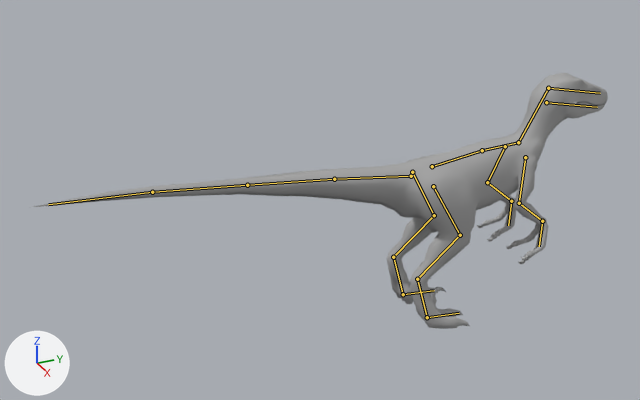
The Blender file Assets/Blends/Raptor.blend, before and after one commit.
The view is the same before and after, from a camera (50 mm lens) standing at (248.0, -157.0, 179.0) and looking at (-9.0, -41.0, 50.0). Lighting does not change. The marker at lower left points along +X, +Y and +Z. The bones that bend it are drawn over the model as lines.

Objects in the first picture: '(null)'.
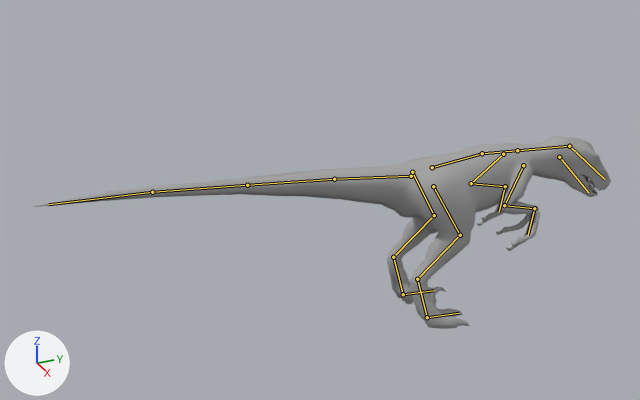
The newer file adds an action. The first version stands in its rest pose; the second is drawn at frame 10 of the action 'AttackBite'.

The change in detail:
Bone 'Spine0' (bone_spine0) moves from (0.0, 0.0, 0.0) to (0.0, 0.0, -0.4).
Bone 'Spine0' (bone_spine0) turns from (0, 0, 0) to (-2, 0, 0) degrees about its own x, y and z.
Bone 'Spine1' (bone_spine1) turns from (0, 0, 0) to (-5, 0, 0) degrees about its own x, y and z.
Bone 'Neck0' (bone_neck0) turns from (0, 0, 0) to (-56, -2, -6) degrees about its own x, y and z.
Bone 'Skull' (bone_skull) turns from (0, 0, 0) to (34, 11, 7) degrees about its own x, y and z.
Bone 'Jaw' (bone_jaw) turns from (0, 0, 0) to (-7, 0, 0) degrees about its own x, y and z.
Bone 'Hand.Targ.L' (bone_hand_targ_l) moves from (0.0, 0.0, 0.0) to (0.0, -10.5, 2.0).
Bone 'Hand.Targ.R' (bone_hand_targ_r) moves from (0.0, 0.0, 0.0) to (0.0, -9.5, 2.2).

Boxes (x1, y1, x2, y2) around the edits, measured in the pictures (640 x 400 px):
'(null)', posed (24% shorter)
    before: (29, 73, 608, 329)
    after: (29, 135, 611, 329)
bone 'Spine0', root to tip
    before: (432, 166) to (482, 150)
    after: (432, 167) to (482, 153)
bone 'Spine1', root to tip
    before: (482, 150) to (518, 142)
    after: (482, 153) to (517, 150)
bone 'Neck0', root to tip
    before: (518, 142) to (548, 88)
    after: (517, 150) to (569, 146)
bone 'Skull', root to tip
    before: (548, 88) to (600, 93)
    after: (569, 146) to (604, 179)
bone 'Jaw', root to tip
    before: (546, 102) to (597, 107)
    after: (559, 157) to (588, 192)
